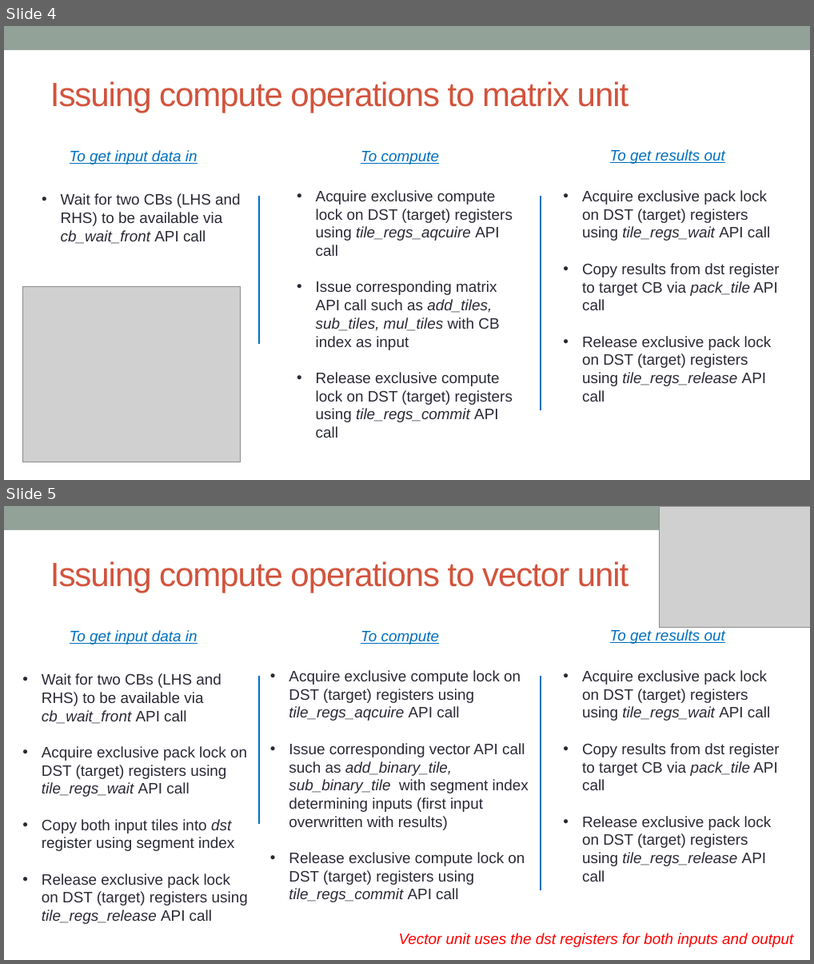
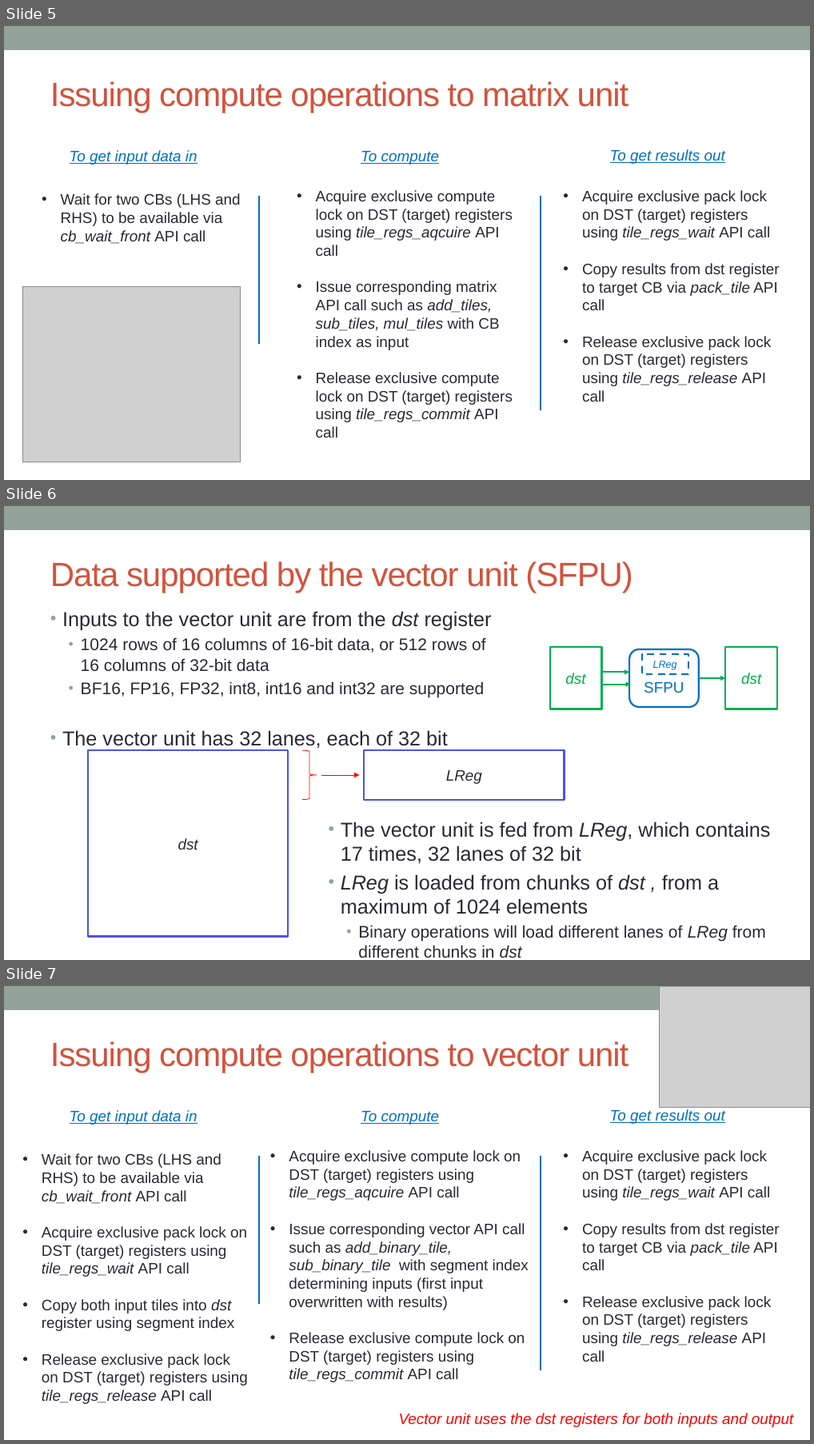
Before and after one commit to owainkenwayucl/tt-tutorial, a slide deck: lectures/src/SDK-compute.pptx. Shown one above the other, each under a label of ours: slides 4 and 5 before the commit, slides 5, 6 and 7 after it. The pictures are 814x964 and 814x1444 pixels, drawn with LibreOffice and Linux fonts; fonts in the diff are those of the drawing; grey boxes stand for pictures. Boxes give left, top, right and bottom in pixels: in the first picture for what was removed or moved away, otherwise in the second. Text is boxed around its words. In the diff, an @@ line names an element or a change of style, - is before the commit and + after.

```diff
--- a/lectures/src/SDK-compute.pptx
+++ b/lectures/src/SDK-compute.pptx
@@ slide 6 added at [4,506,810,960], background #FFFFFF; not listed: 1 template element that a slide beside it also shows @@
@@ title added at [50,561,634,592], 40 pt, text #D2533C @@
+Data supported by the vector unit (SFPU)
@@ text added at [62,611,492,750], 20 pt, text #292934 @@
+• Inputs to the vector unit are from the dst register
+  • 1024 rows of 16 columns of 16-bit data, or 512 rows of 16 columns of 32-bit data
+  • BF16, FP16, FP32, int8, int16 and int32 are supported
+• The vector unit has 32 lanes, each of 32 bit
@@ rectangle added at [550,647,602,708], outline #00B050 2.08 pt, 18 pt, text #00B050, italic @@
+dst
@@ rounded rectangle added at [630,649,700,707], outline #0070C0 2.08 pt, 18 pt, text #0070C0 @@
+SFPU
@@ rectangle added at [726,647,778,708], outline #00B050 2.08 pt, 18 pt, text #00B050, italic @@
+dst
@@ arrow added from (602, 672) to (630, 672), #00B050 1.75 pt @@
@@ rectangle added at [642,654,689,674], outline #0070C0 2.08 pt dashed, 12 pt, text #0070C0, italic @@
+LReg
@@ arrow added from (603, 684) to (631, 684), #00B050 1.75 pt @@
@@ arrow added from (699, 678) to (726, 678), #00B050 1.75 pt @@
@@ rectangle added at [88,751,288,936], outline #4B53EB 2.08 pt, 18 pt, text #292934, italic @@
+dst
@@ right brace added at [302,751,317,800], outline #FF0000 0.75 pt @@
@@ rectangle added at [365,751,565,800], outline #4B53EB 2.08 pt, 18 pt, text #292934, italic @@
+LReg
@@ arrow added from (322, 775) to (360, 775), #FF0000 0.75 pt @@
@@ text added at [341,821,771,957], 24 pt, text #292934 @@
+• The vector unit is fed from LReg, which contains 17 times, 32 lanes of 32 bit
+• LReg is loaded from chunks of dst , from a maximum of 1024 elements
+  • Binary operations will load different lanes of LReg from different chunks in dst
@@ what was slide 4 is now slide 5 @@
@@ what was slide 5 is now slide 7 @@
```
Also in this commit, not shown: 4 slides changed, 3 other slides added, 3 other files.
